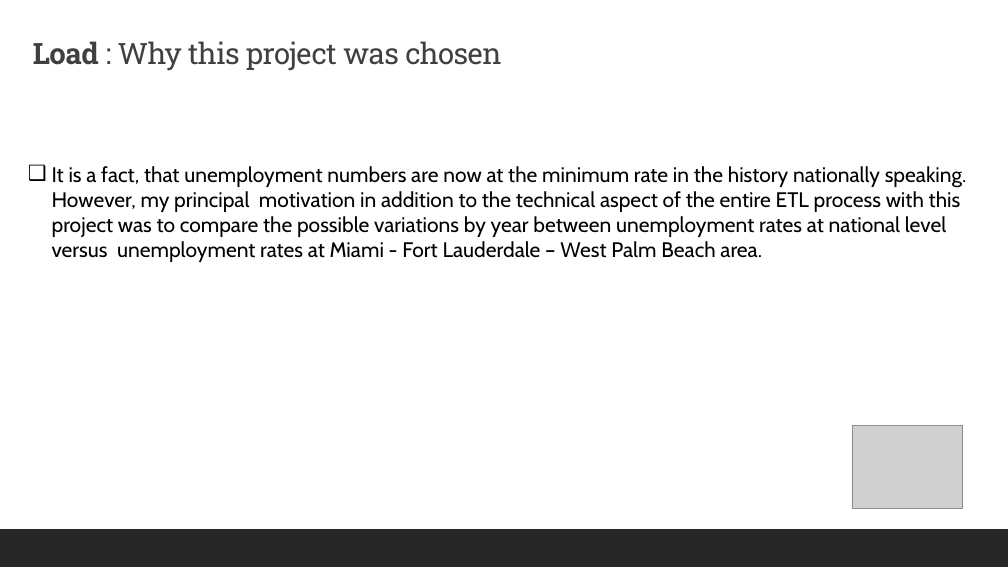
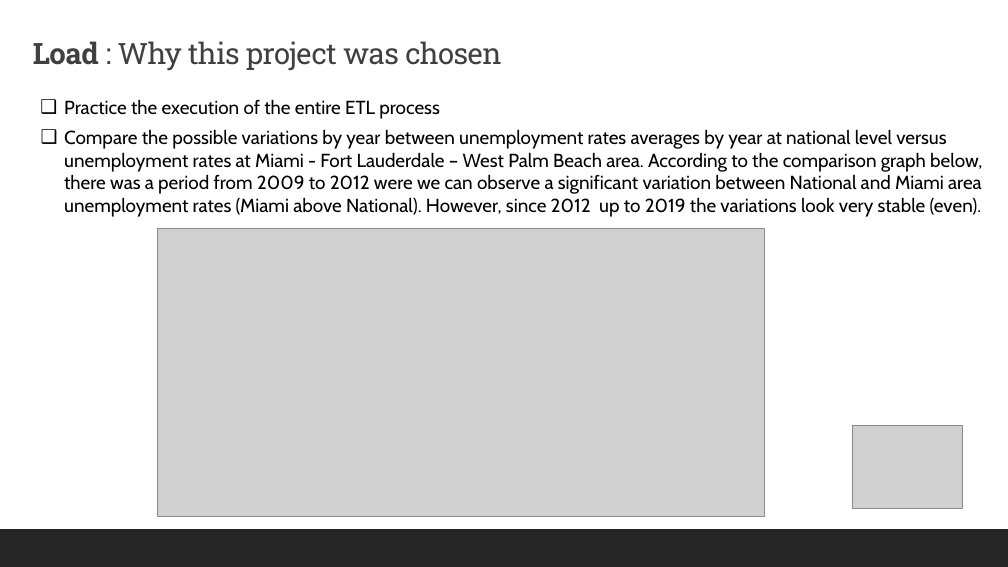
Before and after one commit to aquirogasi/ETL-Project, a slide deck: slide 11 of AQ_ETL_Project.pptx. Drawn at 1008x567 pixels with LibreOffice and Linux fonts; fonts in the diff are those of the drawing; grey boxes stand for pictures. Boxes give left, top, right and bottom in pixels: in the first picture for what was removed or moved away, otherwise in the second. Text is boxed around its words. In the diff, an @@ line names an element or a change of style, - is before the commit and + after.

```diff
--- a/AQ_ETL_Project.pptx
+++ b/AQ_ETL_Project.pptx
@@ text added at <box>64,99,439,119</box>, 18 pt, text #000000 @@
+❑ Practice the execution of the entire ETL process
@@ text at <box>64,129,982,217</box>: text changed; size 20 to 18 pt @@
-❑ It is a fact, that unemployment numbers are now at the minimum rate in the history nationally speaking. However, my principal motivation in addition to the technical aspect of the entire ETL process with this project was to compare the possible variations by year between unemployment rates at national level versus unemployment rates at Miami - Fort Lauderdale – West Palm Beach area.
+❑ Compare the possible variations by year between unemployment rates averages by year at national level versus unemployment rates at Miami - Fort Lauderdale – West Palm Beach area. According to the comparison graph below, there was a period from 2009 to 2012 were we can observe a significant variation between National and Miami area unemployment rates (Miami above National). However, since 2012 up to 2019 the variations look very stable (even).
@@ picture added at <box>157,229,765,516</box> @@
```
